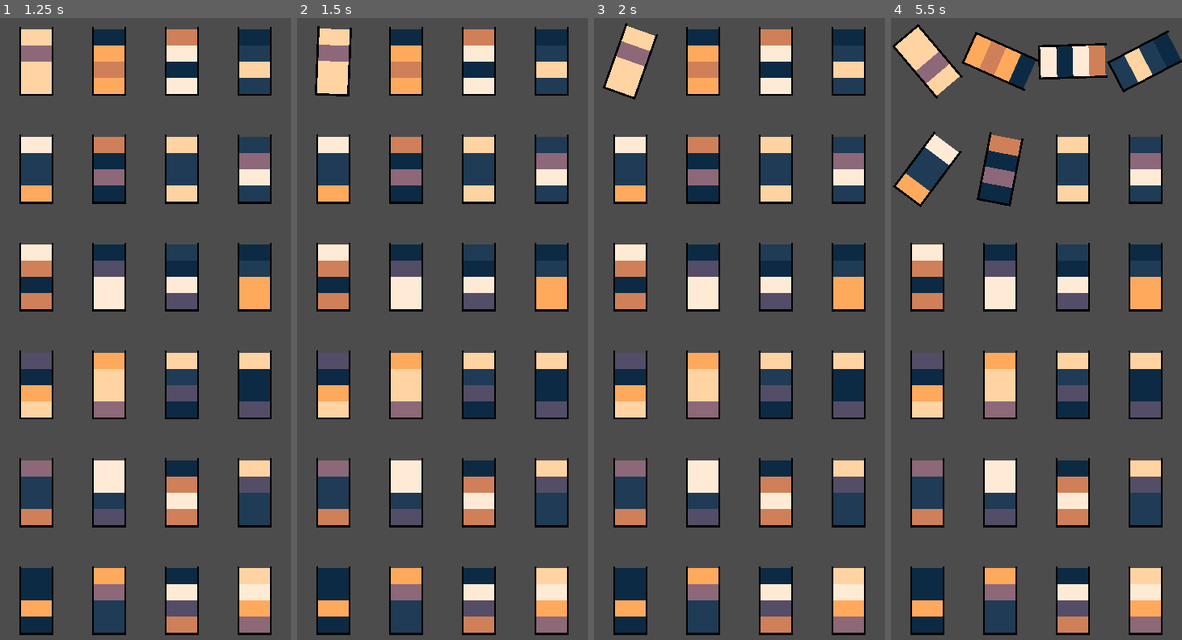
Above: before the commit, frames 1-4 (left to right).
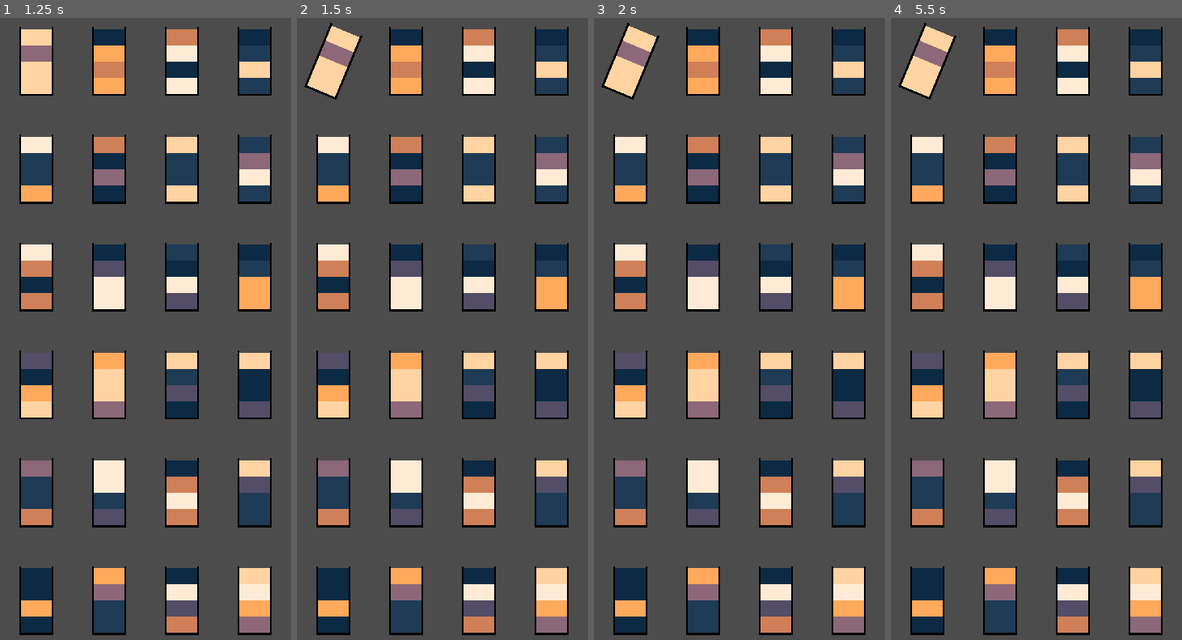
Above: after the commit, the same moments.

Repository: Violation-Studios/sand-bottles
Game: Godot game, scene res://scenes/menu/menu.tscn
Two runs of this game, one before a commit and one after it. Both use one fixed random seed, a clock stepped at 60 frames per second and the inputs below.
Inputs (mouse positions are in pixels of both pictures, inside the frame that each line leads up to):
- Up to frame 1 (1.25 s): click "Play" at 0.5 s
- Up to frame 2 (1.5 s): tap Enter at 1.25 s; move the mouse to (331, 61) at 1.27 s; click (331, 61) at 1.42 s
- Up to frame 3 (2 s): no input
- Up to frame 4 (5.5 s): move the mouse to (1001, 61) at 2.02 s; click (1001, 61) at 2.17 s; move the mouse to (1071, 61) at 2.77 s; click (1071, 61) at 2.92 s; move the mouse to (1147, 61) at 3.52 s; click (1147, 61) at 3.67 s; move the mouse to (925, 167) at 4.27 s; click (925, 167) at 4.42 s; move the mouse to (1001, 167) at 5.02 s; click (1001, 167) at 5.17 s

Frame 1 is identical in both runs. In frame 2, 0.7% of the frame differs, in the area x 2-23%, y 0-14%; in frame 3, 0.2%; in frame 4, 7.6%, in the area x 0-100%, y 0-31%.

Commit message:
make touch select bottle
removed dummy spinning functionality are replaced with single bottle selection (PI/8 rotation).

added dummy function try_move_section.

Diff:
--- a/project.godot
+++ b/project.godot
@@ -7,6 +7,16 @@
 ;   param=value ; assign values to parameters
 
 config_version=4
+
+_global_script_classes=[ {
+"base": "Node2D",
+"class": "Bottle",
+"language": "GDScript",
+"path": "res://scenes/bottle/bottle.gd"
+} ]
+_global_script_class_icons={
+"Bottle": ""
+}
 
 [application]
 
--- a/scenes/bottle/bottle.gd
+++ b/scenes/bottle/bottle.gd
@@ -1,4 +1,4 @@
-extends Node2D
+class_name Bottle extends Node2D
 
 var sections = []
 
--- a/scenes/game/game.gd
+++ b/scenes/game/game.gd
@@ -8,7 +8,7 @@
 	Color("#d08159"), Color("#ffaa5e"), Color("#ffd4a3"), Color("#ffecd6"),
 ]
 var bottles = []
-var selected_bottles = []
+var selected_bottle: Bottle = null
 
 
 func _ready():
@@ -16,10 +16,7 @@
 
 
 func _process(_delta):
-	for bottle in selected_bottles:
-		if bottle.rotation >= TAU:
-			bottle.rotation = 0.0
-		bottle.rotation += 0.01
+	pass
 
 
 func create_bottle(section_quantity: int, color_quantity: int):
@@ -40,10 +37,7 @@
 		new_bottle.add_child(new_section)
 
 		new_section.scale.y /= section_quantity
-		new_section.position.y -= (120 / float(section_quantity)) * (1 + (section * 2))
-
-
-		print(new_section.color)
+		new_section.position.y -= (120.0 / section_quantity) * (1 + (section * 2))
 
 	return new_bottle
 
@@ -58,9 +52,17 @@
 			bottle.position.x = column_width * column - (column_width / 2)
 			bottle.position.y = row_height * row - (row_height / 2)
 
-			print(Vector2(row,column), " - ", bottle.position)
+
+func try_move_section(_from, _to):
+	pass
 
 
 func _on_Bottle_selected(bottle):
-		selected_bottles.push_back(bottle)
-		print(bottle.position)
+		if selected_bottle == null:
+			selected_bottle = bottle
+			selected_bottle.rotation = PI/8
+		elif selected_bottle == bottle:
+			selected_bottle.rotation = 0
+			selected_bottle = null
+		else:
+			try_move_section(selected_bottle, bottle)
